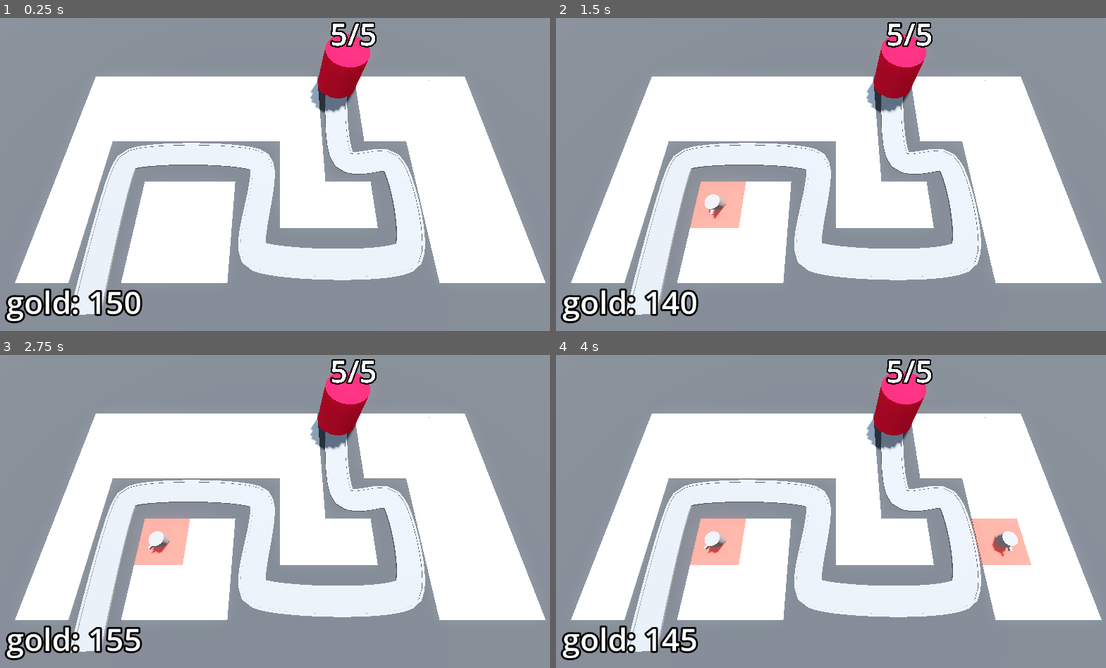
Above: before the commit, frames 1-4 (two rows, left to right).
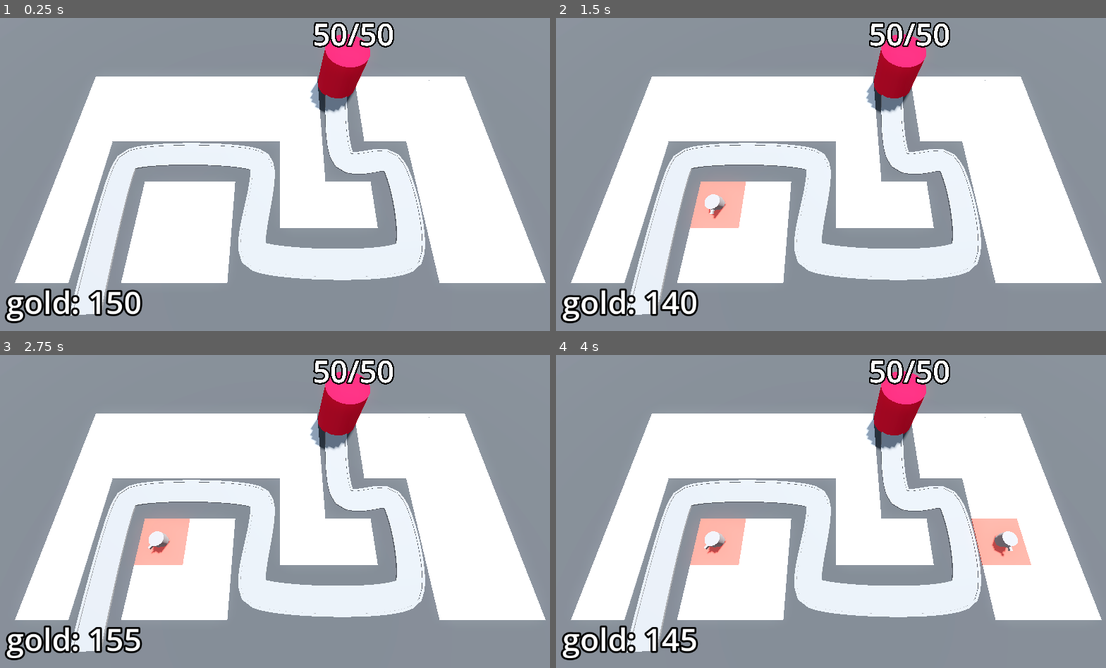
Above: after the commit, the same moments.

Repository: DTNevaeha/TD_Game
Game: Godot game, scene res://BaseLevel.tscn
Same seed, same stepped clock (60 frames per second), same inputs: the game is played once before the commit and once after it.
Inputs (mouse positions are in pixels of both pictures, inside the frame that each line leads up to):
- Up to frame 1 (0.25 s): no input
- Up to frame 2 (1.5 s): tap Enter at 0.5 s; move the mouse to (957, 155) at 0.52 s; click (957, 155) at 0.6 s; tap Space at 1.25 s; move the mouse to (721, 187) at 1.27 s; click (721, 187) at 1.35 s
- Up to frame 3 (2.75 s): tap Enter at 2 s; move the mouse to (335, 439) at 2.02 s; click (335, 439) at 2.1 s
- Up to frame 4 (4 s): move the mouse to (809, 574) at 2.77 s; click (809, 574) at 2.85 s; tap Space at 3.5 s; move the mouse to (1007, 558) at 3.52 s; click (1007, 558) at 3.6 s

The runs differ from the first frame. In frame 1, 0.5% of the frame differs, in the area x 56-72%, y 1-10%; in frame 2, 0.5%; in frame 3, 0.5%; in frame 4, 0.5%.

Commit message:
Fixed an error and added a victory layer for win condition

Diff:
--- a/BaseLevel.tscn
+++ b/BaseLevel.tscn
@@ -64,11 +64,12 @@
 "cells": PackedInt32Array(65535, 65534, 0, 65531, 65535, 0, 4, 65535, 0, 4, 2, 0, 65531, 65534, 0, 65531, 0, 0, 65531,  …(352 unchanged characters)…
 }
 
-[node name="EnemyPath" type="Path3D" parent="." node_paths=PackedStringArray("difficulty_manager")]
+[node name="EnemyPath" type="Path3D" parent="." node_paths=PackedStringArray("difficulty_manager", "victory_layer")]
 curve = SubResource("Curve3D_6htl5")
 script = ExtResource("3_wwv14")
 difficulty_manager = NodePath("../DifficultyManager")
 enemy_scene = ExtResource("2_ay0h6")
+victory_layer = NodePath("../VictoryLayer")
 
 [node name="Road" type="CSGPolygon3D" parent="EnemyPath"]
 polygon = PackedVector2Array(-1, 0.1, -1, 0.1, 1, 0.1, 1, 0)
@@ -78,7 +79,7 @@
 path_interval = 0.5
 path_simplify_angle = 0.0
 path_rotation = 2
-path_local = false
+path_local = true
 path_continuous_u = true
 path_u_distance = 1.0
 path_joined = false
@@ -91,7 +92,7 @@
 path_interval = 0.5
 path_simplify_angle = 0.0
 path_rotation = 2
-path_local = false
+path_local = true
 path_continuous_u = true
 path_u_distance = 1.0
 path_joined = false
@@ -104,7 +105,7 @@
 path_interval = 0.5
 path_simplify_angle = 0.0
 path_rotation = 2
-path_local = false
+path_local = true
 path_continuous_u = true
 path_u_distance = 1.0
 path_joined = false
@@ -115,6 +116,7 @@
 
 [node name="Base" parent="." instance=ExtResource("3_qgggh")]
 transform = Transform3D(1, 0, 0, 0, 1, 0, 0, 0, 1, 6, 0, -7)
+max_health = 50
 
 [node name="TurretManager" type="Node3D" parent="." node_paths=PackedStringArray("enemy_path")]
 script = ExtResource("5_3if2y")
@@ -143,5 +145,16 @@
 
 [node name="DifficultyManager" parent="." instance=ExtResource("9_k1yby")]
 
+[node name="VictoryLayer" type="CanvasLayer" parent="."]
+visible = false
+
+[node name="ColorRect" type="ColorRect" parent="VictoryLayer"]
+anchors_preset = 15
+anchor_right = 1.0
+anchor_bottom = 1.0
+grow_horizontal = 2
+grow_vertical = 2
+color = Color(0, 0, 0, 0.588235)
+
 [connection signal="timeout" from="EnemyPath/Timer" to="EnemyPath" method="spawn_enemy"]
 [connection signal="stop_spawning_enemies" from="DifficultyManager" to="EnemyPath" method="_on_difficulty_manager_stop_spawning_enemies"]
--- a/Enemy/enemy.tscn
+++ b/Enemy/enemy.tscn
@@ -14,6 +14,21 @@
 radius = 1.0
 height = 3.0
 
+[sub_resource type="Animation" id="Animation_6ng68"]
+length = 0.001
+tracks/0/type = "value"
+tracks/0/imported = false
+tracks/0/enabled = true
+tracks/0/path = NodePath("DamageHighlight:visible")
+tracks/0/interp = 1
+tracks/0/loop_wrap = true
+tracks/0/keys = {
+"times": PackedFloat32Array(0),
+"transitions": PackedFloat32Array(1),
+"update": 1,
+"values": [false]
+}
+
 [sub_resource type="Animation" id="Animation_u5old"]
 resource_name = "TakeDamage"
 length = 0.1
@@ -28,21 +43,6 @@
 "transitions": PackedFloat32Array(1, 1),
 "update": 1,
 "values": [true, false]
-}
-
-[sub_resource type="Animation" id="Animation_6ng68"]
-length = 0.001
-tracks/0/type = "value"
-tracks/0/imported = false
-tracks/0/enabled = true
-tracks/0/path = NodePath("DamageHighlight:visible")
-tracks/0/interp = 1
-tracks/0/loop_wrap = true
-tracks/0/keys = {
-"times": PackedFloat32Array(0),
-"transitions": PackedFloat32Array(1),
-"update": 1,
-"values": [false]
 }
 
 [sub_resource type="AnimationLibrary" id="AnimationLibrary_hwfi3"]
--- a/EnemyPath.gd
+++ b/EnemyPath.gd
@@ -2,6 +2,7 @@
 
 @export var difficulty_manager: Node
 @export var enemy_scene: PackedScene
+@export var victory_layer: CanvasLayer
 
 @onready var timer: Timer = $Timer
 
@@ -11,7 +12,17 @@
 	new_enemy.max_health = difficulty_manager.get_enemy_health()
 	add_child(new_enemy)
 	timer.wait_time = difficulty_manager.get_spawn_time()
+	new_enemy.tree_exited.connect(enemy_defeated)
 
 
 func _on_difficulty_manager_stop_spawning_enemies() -> void:
 	timer.stop()
+
+
+func enemy_defeated() -> void:
+	if timer.is_stopped():
+		for child in get_children():
+			if child is PathFollow3D:
+				return
+		print("You won!")
+		victory_layer.visible = true
--- a/Turret/turret.tscn
+++ b/Turret/turret.tscn
@@ -14,6 +14,21 @@
 [sub_resource type="BoxMesh" id="BoxMesh_iu4n4"]
 size = Vector3(0.2, 0.2, 0.5)
 
+[sub_resource type="Animation" id="Animation_qi6ku"]
+length = 0.001
+tracks/0/type = "value"
+tracks/0/imported = false
+tracks/0/enabled = true
+tracks/0/path = NodePath("TurretBase/TurretTop:position")
+tracks/0/interp = 1
+tracks/0/loop_wrap = true
+tracks/0/keys = {
+"times": PackedFloat32Array(0),
+"transitions": PackedFloat32Array(1),
+"update": 0,
+"values": [Vector3(0, 0.3, 0)]
+}
+
 [sub_resource type="Animation" id="Animation_o3g1d"]
 resource_name = "fire"
 length = 0.3
@@ -28,21 +43,6 @@
 "transitions": PackedFloat32Array(1, 1),
 "update": 0,
 "values": [Vector3(0, 0.3, -0.6), Vector3(0, 0.3, 0)]
-}
-
-[sub_resource type="Animation" id="Animation_qi6ku"]
-length = 0.001
-tracks/0/type = "value"
-tracks/0/imported = false
-tracks/0/enabled = true
-tracks/0/path = NodePath("TurretBase/TurretTop:position")
-tracks/0/interp = 1
-tracks/0/loop_wrap = true
-tracks/0/keys = {
-"times": PackedFloat32Array(0),
-"transitions": PackedFloat32Array(1),
-"update": 0,
-"values": [Vector3(0, 0.3, 0)]
 }
 
 [sub_resource type="AnimationLibrary" id="AnimationLibrary_yebcv"]
Not shown: 4 places in MeshLibraries/SpaceLibraries.tres that only renumber resources
